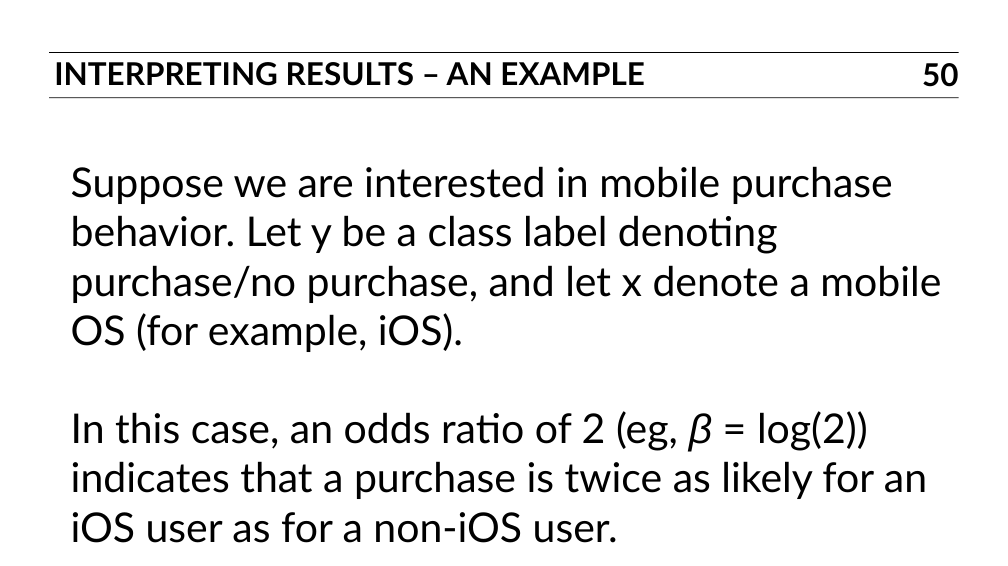
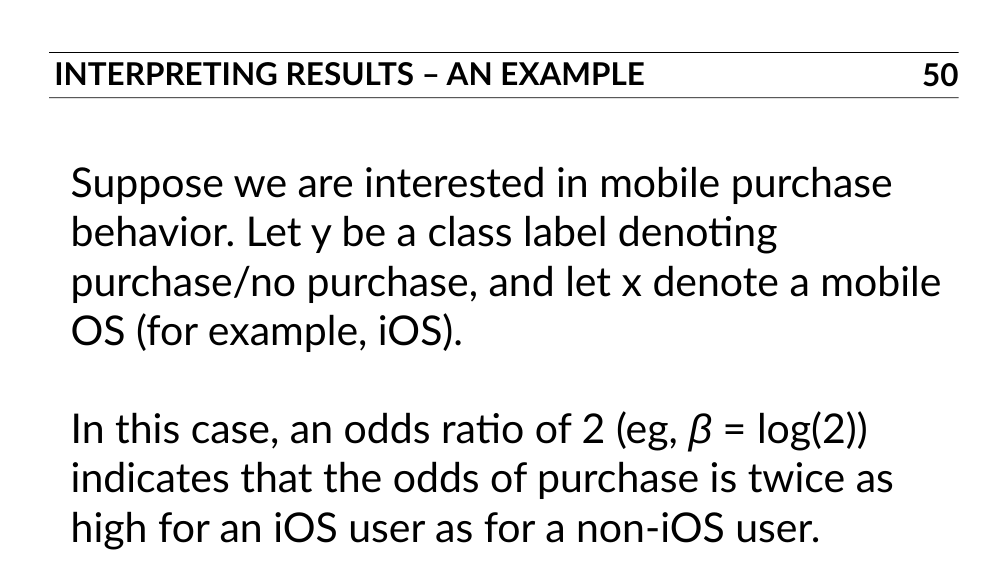
Before and after one commit to ajschumacher/gadsdc, a slide deck: slide 50 of 09-logistic/slides.pptx. Drawn at 1008x566 pixels with LibreOffice and Linux fonts; fonts in the diff are those of the drawing. Boxes give left, top, right and bottom in pixels: in the first picture for what was removed or moved away, otherwise in the second. Text is boxed around its words. In the diff, an @@ line names an element or a change of style, - is before the commit and + after.

Commit message:
fix odds ratio exp

```diff
--- a/09-logistic/slides.pptx
+++ b/09-logistic/slides.pptx
@@ text at (71,411,894,550): text changed @@
-In this case, an odds ratio of 2 (eg, β = log(2)) indicates that a purchase is twice as likely for an iOS user as for a non-iOS user.
+In this case, an odds ratio of 2 (eg, β = log(2)) indicates that the odds of purchase is twice as high for an iOS user as for a non-iOS user.
```
